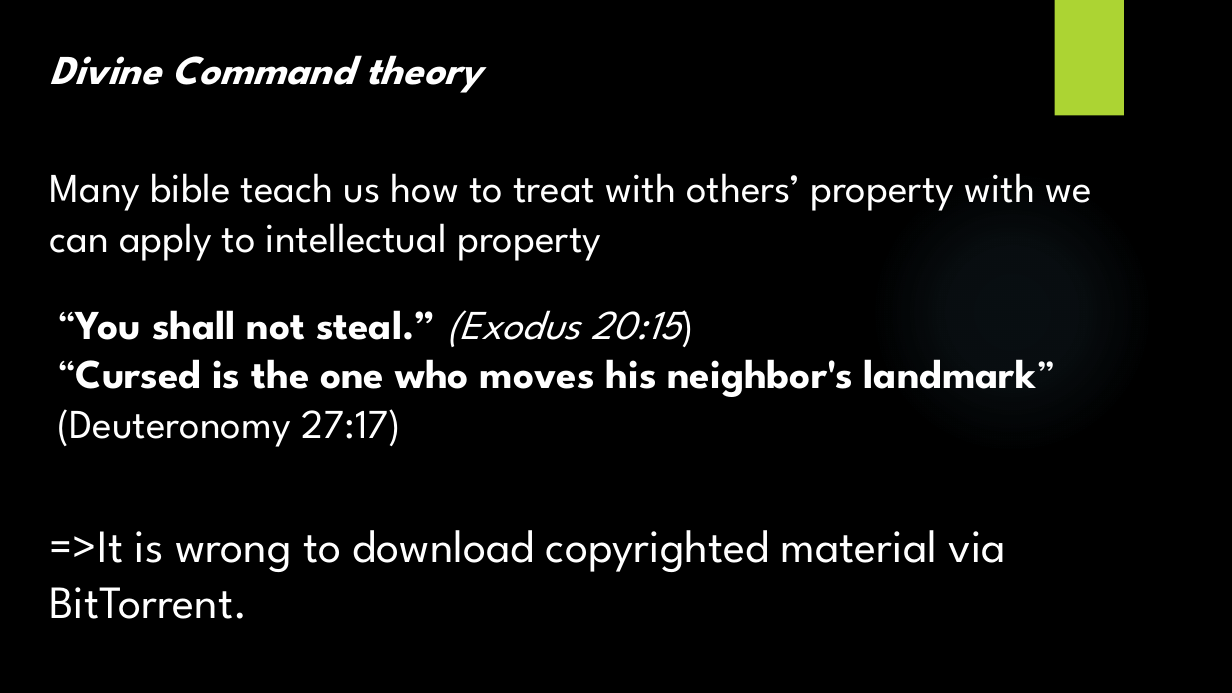
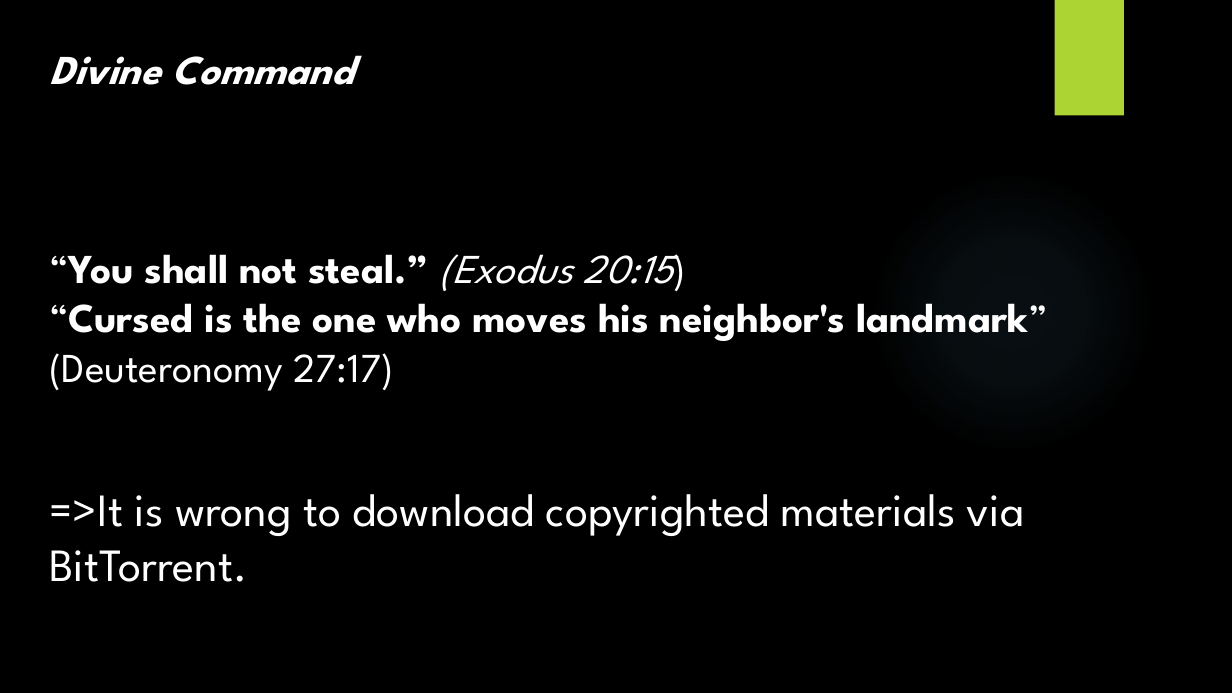
Before and after one commit to ttpro1995/ethics_final_latex, a slide deck: slide 13 of 1351040_1351030.pptx. Drawn at 1232x693 pixels with LibreOffice and Linux fonts; fonts in the diff are those of the drawing; background and template pictures are left out. Boxes give left, top, right and bottom in pixels: in the first picture for what was removed or moved away, otherwise in the second. Text is boxed around its words. In the diff, an @@ line names an element or a change of style, - is before the commit and + after.

```diff
--- a/1351040_1351030.pptx
+++ b/1351040_1351030.pptx
@@ text at [50,56,355,85]: text changed @@
-Divine Command theory
+Divine Command
@@ text removed at [50,173,1091,261] @@
-Many bible teach us how to treat with others’ property with we can apply to intellectual property
@@ text "“You shall not steal.” (Exodus ...": place and size @@
-text "“You shall not steal.” (Exodus ..." at [57,310,1056,447]
+text "“You shall not steal.” (Exodus ..." at [50,254,1048,391]
@@ text at [49,494,1024,582]: text changed @@
-=>It is wrong to download copyrighted material via BitTorrent.
+=>It is wrong to download copyrighted materials via BitTorrent.
```
Also in this commit, not shown: 8 other slides changed, 3 slides added, 2 slides removed, 3 other files.
